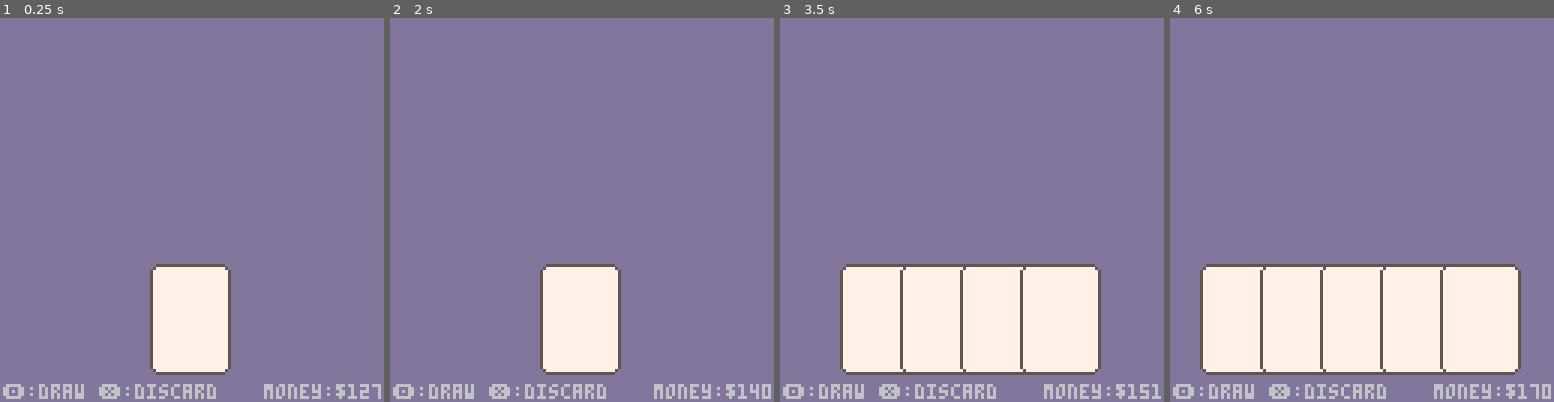
Above: before the commit, frames 1-4 (left to right).
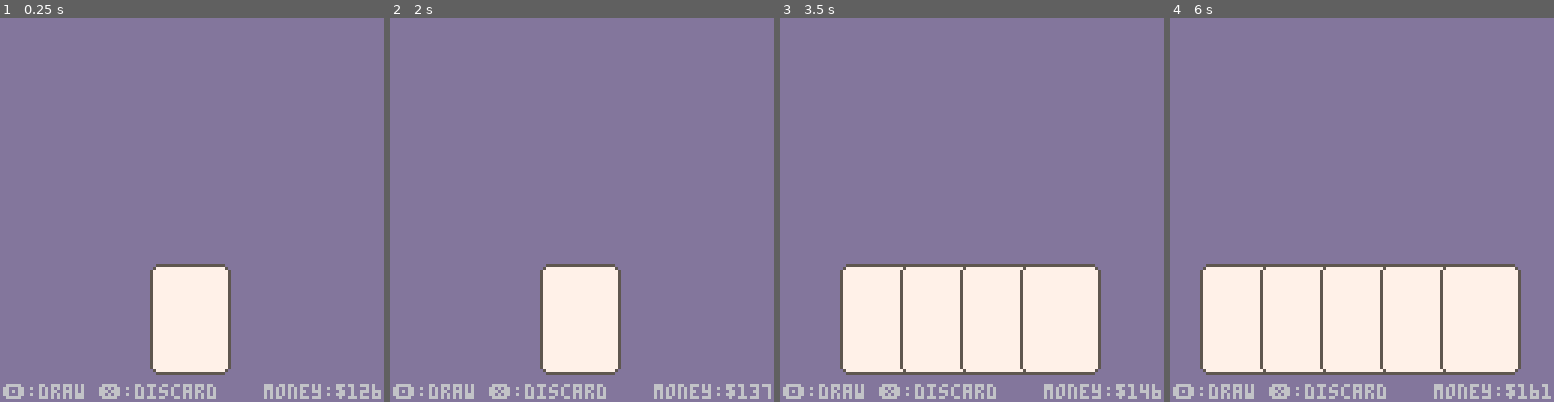
Above: after the commit, the same moments.

Repository: imkittydotcom/p8bj
Game: PICO-8 cartridge p8bj.p8
Two runs of this game, one before a commit and one after it. Both use one fixed random seed, a clock stepped at 60 frames per second and the inputs below.
Inputs:
- Up to frame 1 (0.25 s): no input
- Up to frame 2 (2 s): tap X (X key) at 0.33, 1.07, 1.85 s; tap O (Z key) at 0.7, 1.7 s
- Up to frame 3 (3.5 s): tap O (Z key) every 0.4 s from 2.1 to 3.3 s; tap X (X key) at 2.97 s
- Up to frame 4 (6 s): tap O (Z key) every 0.4 s from 3.7 to 5.7 s; tap X (X key) at 4.08, 5.2 s

The runs differ from the first frame. In frame 1, less than 0.1% of the frame differs, in the area x 96-100%, y 95-100%; in frame 2, less than 0.1%; in frame 3, less than 0.1%; in frame 4, 0.1%, in the area x 93-100%, y 95-100%.

Commit message:
update cart label and graphic

Diff:
--- a/p8bj.p8
+++ b/p8bj.p8
@@ -1,6 +1,9 @@
 pico-8 cartridge // http://www.pico-8.com
 version 42
 __lua__
+-- p8 blackjack
+-- by chloe and clemente
+
 -- 2d vectors
 function vec(_x,_y)
  if not _x then _x = 0 end
@@ -87,7 +90,7 @@
  if btnp(5) then
   held_cards=max(1,held_cards-1)
  end
- player_money=player_money+.25
+ player_money=player_money+.2
 end
 
 function _draw()
Not shown, changed: 129 lines of the sprite sheet (__gfx__) section of p8bj.p8
Not shown, changed: the thumbnail (__label__) section of p8bj.p8
